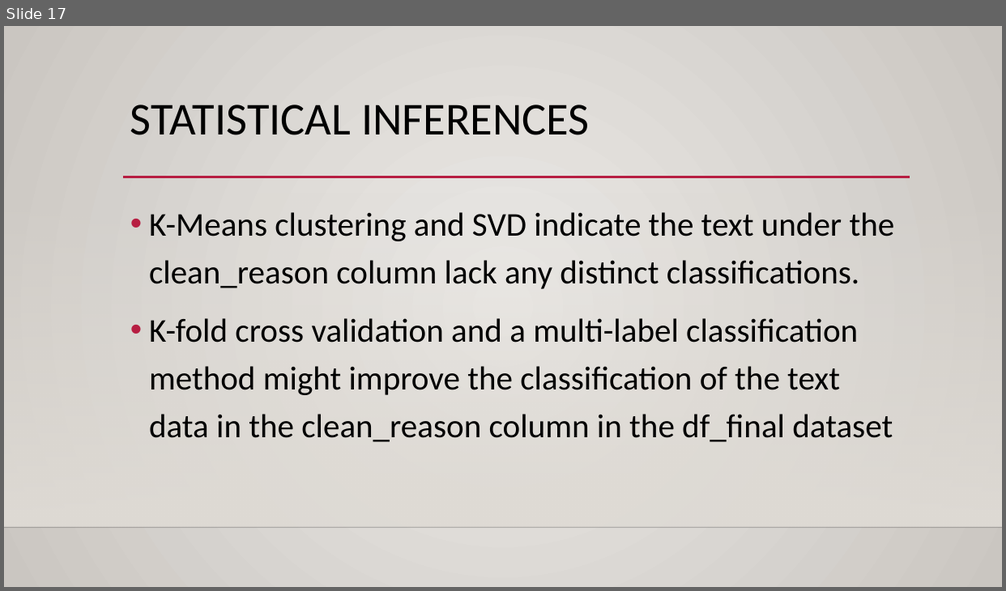
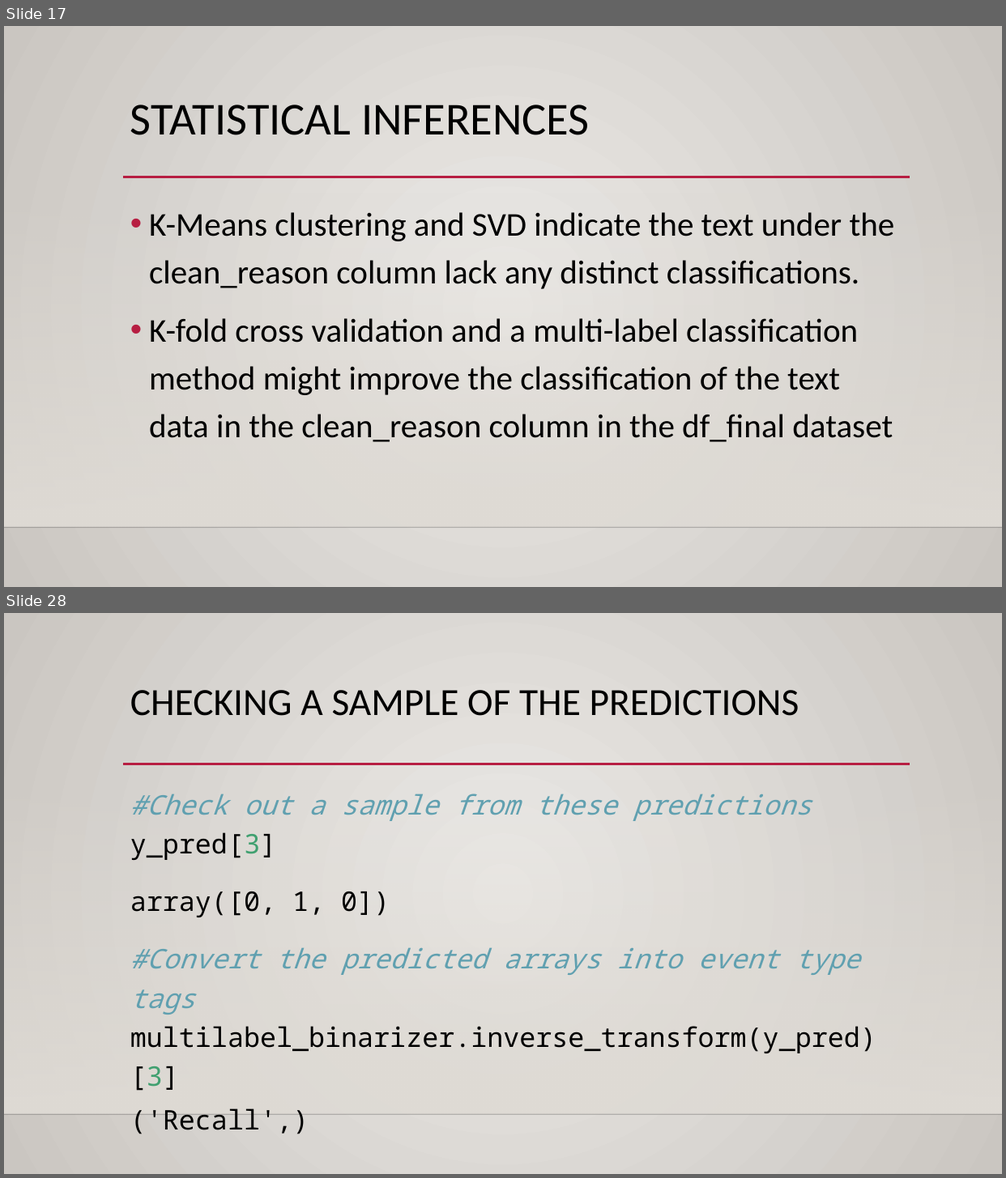
Before and after one commit to mlliu-github/Springboard-Data-Science-Career-Track, a slide deck: Capstone Project 1/Capstone Project 1 Presentation.pptx. Shown one above the other, each under a label of ours: slide 17 before the commit, slides 17 and 28 after it; the slides between them are not shown. The pictures are 1006x591 and 1006x1178 pixels, drawn with LibreOffice and Linux fonts; fonts in the diff are those of the drawing; background and template pictures are left out. Boxes give left, top, right and bottom in pixels: in the first picture for what was removed or moved away, otherwise in the second. Text is boxed around its words. In the diff, an @@ line names an element or a change of style, - is before the commit and + after.

```diff
--- a/Capstone Project 1/Capstone Project 1 Presentation.pptx
+++ b/Capstone Project 1/Capstone Project 1 Presentation.pptx
@@ slide 28 added at bbox=[4, 613, 1002, 1174], background gradient #ECEAE7 to #CAC7C1; not listed: 3 template elements that a slide beside it also shows @@
@@ title added at bbox=[130, 690, 799, 716], 37 pt, text #000000 @@
+CHECKING A SAMPLE OF THE PREDICTIONS
@@ text added at bbox=[130, 794, 876, 1091], 26 pt, text #000000 @@
+#Check out a sample from these predictions
+y_pred[3]
+array([0, 1, 0])
+#Convert the predicted arrays into event type tags
+multilabel_binarizer.inverse_transform(y_pred)[3]
+('Recall',)
```
Also in this commit, not shown: 19 other slides added.
